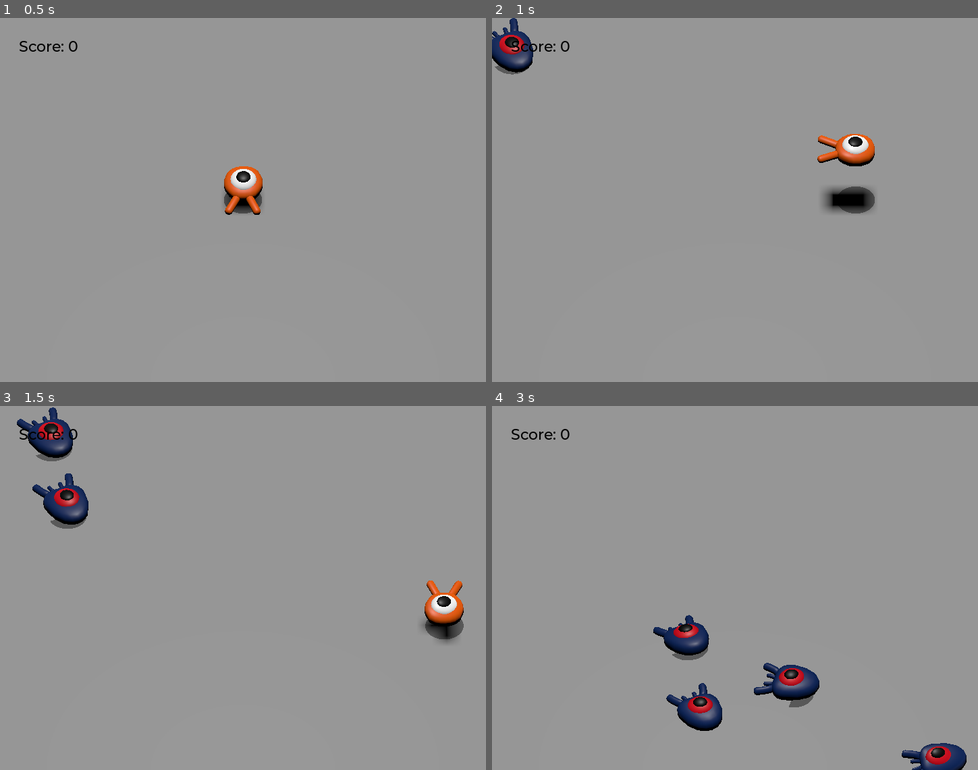
Above: before the commit, frames 1-4 (two rows, left to right).
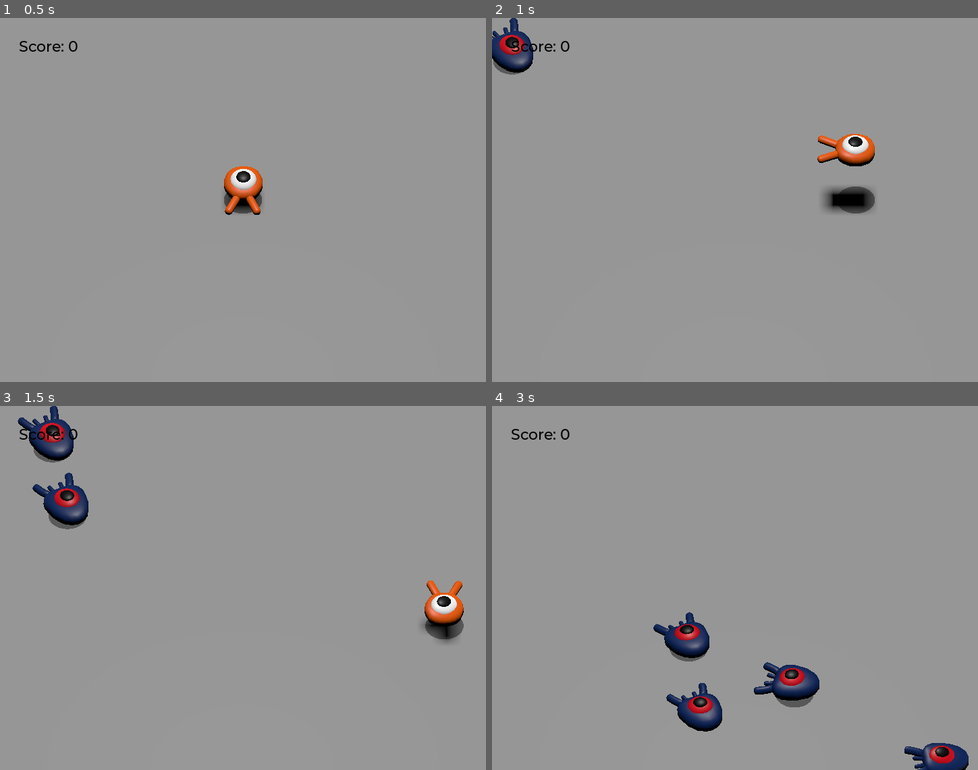
Above: after the commit, the same moments.

Repository: simonolander/godot-creeps
Game: Godot game, scene res://main.tscn
Two runs of this game, one before a commit and one after it. Both use one fixed random seed, a clock stepped at 60 frames per second and the inputs below.
Inputs:
- Up to frame 1 (0.5 s): no input
- Up to frame 2 (1 s): tap Enter (ui_accept) at 0.5 s; hold Right (move_right) from 0.53 s (still down); tap Space (jump) at 0.77 s
- Up to frame 3 (1.5 s): release Right (move_right) at 1.28 s; hold S (move_back) from 1.28 s (still down)
- Up to frame 4 (3 s): tap Space (jump) at 1.52 s; release S (move_back) at 2.03 s; hold Right (move_right) 2.03-2.78 s; hold Up (move_forward) from 2.78 s (still down)

Frame 1 is identical in both runs. In frame 2, less than 0.1% of the frame differs, in the area x 0-9%, y 0-16%; in frame 3, 0.5%; in frame 4, 0.9%, in the area x 33-99%, y 56-100%.

Commit message:
Mobs should not look up

Diff:
--- a/mob.gd
+++ b/mob.gd
@@ -11,6 +11,7 @@
 func initialize(start_position, player_position):
 	var speed = randi_range(min_speed, max_speed)
 	look_at_from_position(start_position, player_position)
+	rotation.x = 0 # We don't want them to look up if the player's in the air
 	rotate_y(randf_range(-PI/4, PI/4))
 	velocity = Vector3.FORWARD * speed
 	velocity = velocity.rotated(Vector3.UP, rotation.y)
